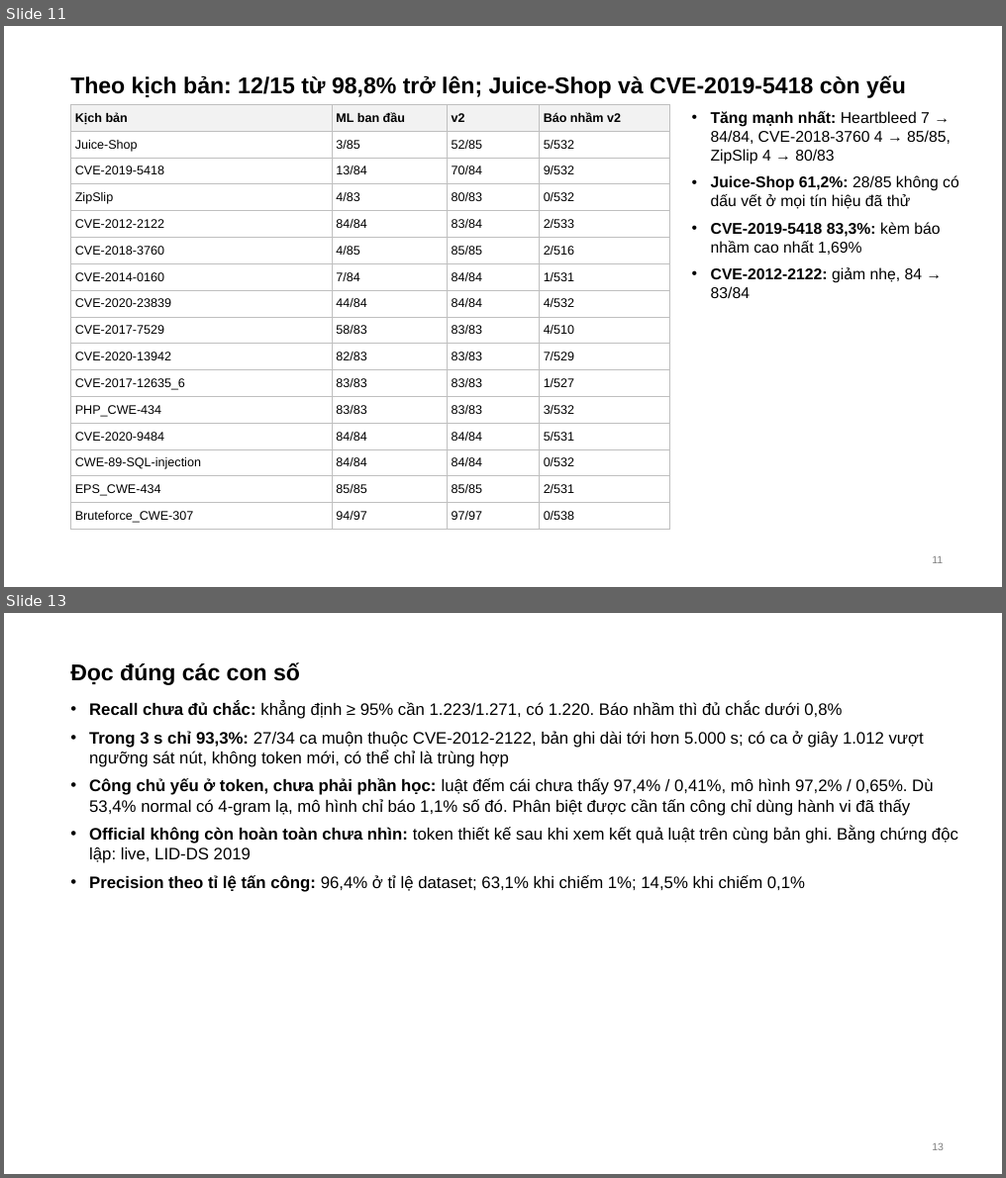
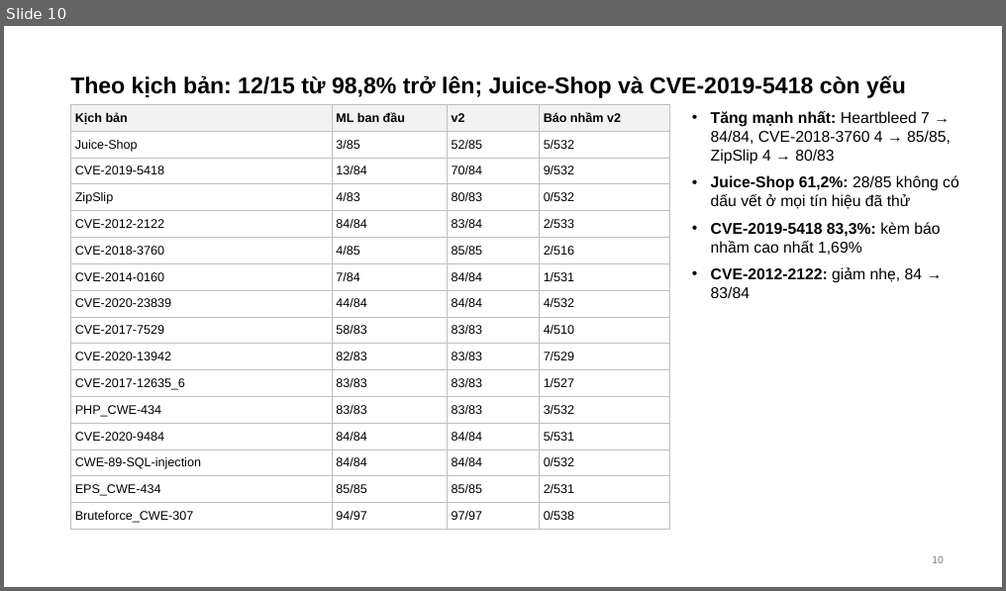
Before and after one commit to tndat-dev/eBPF-project, a slide deck: docs/Slide-runtime_security(06_11).pptx. Shown one above the other, each under a label of ours: slides 11 and 13 before the commit, slide 10 after it; the slides between them are not shown. The pictures are 1006x1178 and 1006x591 pixels, drawn with LibreOffice and Linux fonts; fonts in the diff are those of the drawing. Boxes give left, top, right and bottom in pixels: in the first picture for what was removed or moved away, otherwise in the second. Text is boxed around its words. In the diff, an @@ line names an element or a change of style, - is before the commit and + after.

```diff
--- a/docs/Slide-runtime_security(06_11).pptx
+++ b/docs/Slide-runtime_security(06_11).pptx
@@ slide 13 removed at bbox=[4, 613, 1002, 1174], background #FFFFFF @@
@@ title removed at bbox=[70, 663, 300, 685] @@
-Đọc đúng các con số
@@ text removed at bbox=[89, 702, 958, 892] @@
-• Recall chưa đủ chắc: khẳng định ≥ 95% cần 1.223/1.271, có 1.220. Báo nhầm thì đủ chắc dưới 0,8%
-• Trong 3 s chỉ 93,3%: 27/34 ca muộn thuộc CVE-2012-2122, bản ghi dài tới hơn 5.000 s; có ca ở giây 1.012 vượt ngưỡng sát nút, không token mới, có thể chỉ là trùng hợp
-• Công chủ yếu ở token, chưa phải phần học: luật đếm cái chưa thấy 97,4% / 0,41%, mô hình 97,2% / 0,65%. Dù 53,4% normal có 4-gram lạ, mô hình chỉ báo 1,1% số đó. Phân biệt được cần tấn công chỉ dùng hành vi đã thấy
-• Official không còn hoàn toàn chưa nhìn: token thiết kế sau khi xem kết quả luật trên cùng bản ghi. Bằng chứng độc lập: live, LID-DS 2019
-• Precision theo tỉ lệ tấn công: 96,4% ở tỉ lệ dataset; 63,1% khi chiếm 1%; 14,5% khi chiếm 0,1%
@@ page number removed at bbox=[932, 1144, 944, 1151] @@
-13
@@ what was slide 11 is now slide 10 @@
@@ page number at bbox=[932, 557, 944, 564]: text changed @@
-11
+10
```
Also in this commit, not shown: 11 other slides changed, 4 other slides removed, 1 other file.
